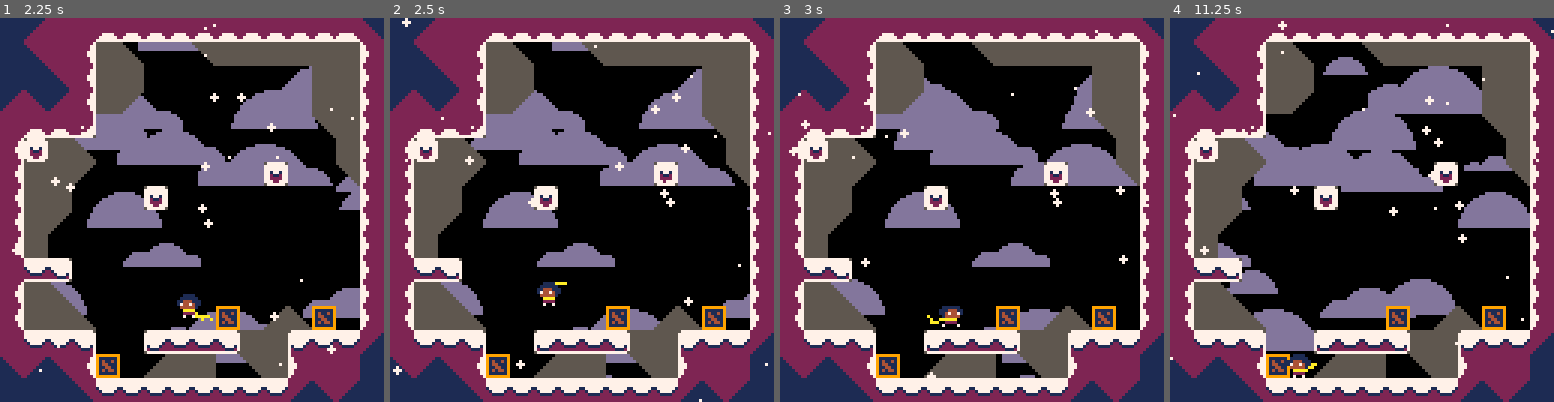
Above: before the commit, frames 1-4 (left to right).
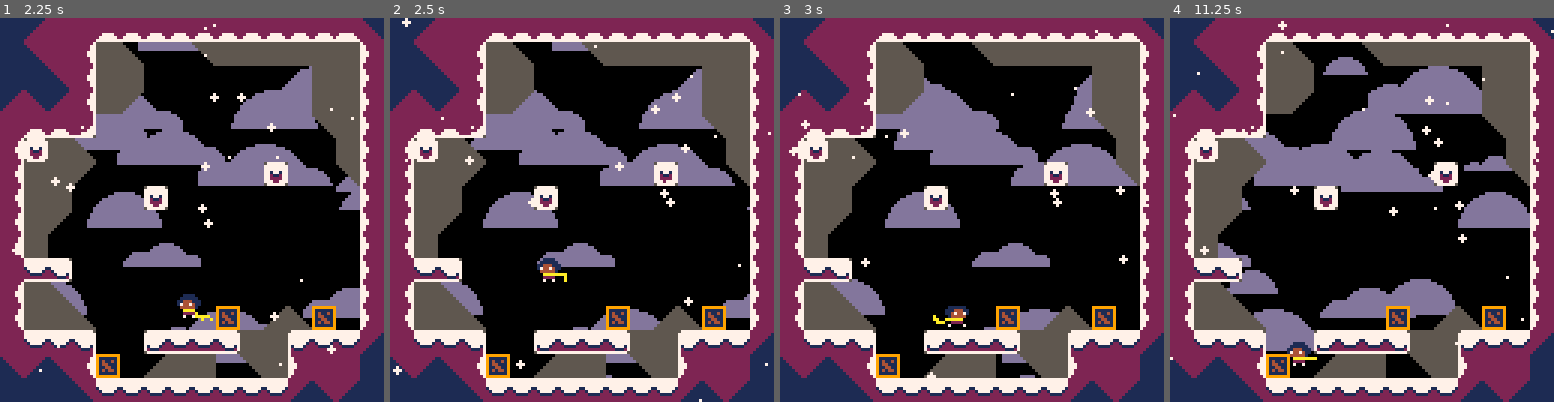
Above: after the commit, the same moments.

Repository: ExOK/Celeste2
Game: PICO-8 cartridge celeste2.p8
The game is run twice, just before and just after one commit, with the same random seed, the same clock (stepped at 60 frames per second) and the same inputs.
Inputs:
- Up to frame 1 (2.25 s): tap O (Z key) at 0.33, 0.7, 1.43, 2.22 s; tap X (X key) at 1.07, 2.07 s; hold Left from 1.97 s (still down)
- Up to frame 2 (2.5 s): release Left at 2.37 s; tap X (X key) at 2.4 s; hold Down from 2.42 s (still down)
- Up to frame 3 (3 s): tap X (X key) at 2.73 s; release Down at 2.82 s; hold Right from 2.87 s (still down)
- Up to frame 4 (11.25 s): tap X (X key) every 0.33 s from 3.07 to 11.07 s; tap O (Z key) every 0.88 s from 3.1 to 11.05 s; release Right at 3.53 s; hold Up 3.58-4.08 s; hold Right 4.13-4.53 s; hold Down 4.58-5.08 s; hold Left 5.13-5.8 s; hold Up 5.85-6.18 s; hold Left 6.23-6.63 s; hold Down 6.68-7.08 s; hold Right 7.13-7.8 s; hold Up 7.85-8.35 s; hold Right 8.4-8.8 s; hold Down 8.85-9.35 s; hold Left 9.4-10.07 s; hold Up 10.12-10.45 s; hold Left 10.5-10.9 s; hold Down from 10.95 s (still down)

Frame 1 is identical in both runs. In frame 2, 0.6% of the frame differs, in the area x 38-47%, y 62-75%; in frame 3, 0.3%; in frame 4, 0.5%.

Commit message:
Grapple is horizontal only

Diff:
--- a/celeste2.p8
+++ b/celeste2.p8
@@ -252,41 +252,6 @@
 			pset(ax - x_sign, ay, col)
 		end
 		last_y = this_y
-	end
-end
-
-function draw_sine_v(y0, y1, x, col, amplitude, time_freq, y_freq, fade_y_dist)
-	pset(x, y0, col)
-	pset(x, y1, col)
-
-	local y_sign = sgn(y1 - y0)
-	local y_max = abs(y1 - y0) - 1
-	local last_x = x
-	local this_x = 0
-	local ax = 0
-	local ay = 0
-	local fade = 1
-
-	for i = 1, y_max do
-
-		if (i <= fade_y_dist) then
-			fade = i / (fade_y_dist + 1)
-		elseif (i > y_max - fade_y_dist + 1) then
-			fade = (y_max + 1 - i) / (fade_y_dist + 1)
-		else
-			fade = 1
-		end
-
-		ay = y0 + i * y_sign
-		ax = x + sin(game_time * time_freq + i * y_freq) * amplitude * fade
-		pset(ax, ay, col)
-
-		this_x = ax
-		while (abs(ax - last_x) > 1) do
-			ax -= sgn(this_x - last_x)
-			pset(ax, ay - y_sign, col)
-		end
-		last_x = this_x
 	end
 end
 
--- a/player.lua
+++ b/player.lua
@@ -8,8 +8,7 @@
 player.var_jump_speed = 0
 player.grapple_x = 0
 player.grapple_y = 0
-player.grapple_dir_x = 0
-player.grapple_dir_y = 0
+player.grapple_dir = 0
 player.grapple_hit = nil
 player.grapple_wave = 0
 
@@ -29,19 +28,14 @@
 	self.grapple_y = self.y - 3
 	self.grapple_wave = 0
 
-	if (input_y != 0) then
-		self.grapple_dir_x = 0
-		self.grapple_dir_y = input_y
-	elseif (input_x != 0) then
-		self.grapple_dir_x = input_x
-		self.grapple_dir_y = 0
+	if (input_x != 0) then
+		self.grapple_dir = input_x
 	else
 		if (self.right) then
-			self.grapple_dir_x = 1
+			self.grapple_dir = 1
 		else
-			self.grapple_dir_x = -1
-		end
-		self.grapple_dir_y = 0
+			self.grapple_dir = -1
+		end
 	end
 end
 
@@ -67,8 +61,7 @@
 	self.grapple_wave = 1.5
 	freeze_time = 2
 
-	self.speed_x = self.grapple_dir_x * 8
-	self.speed_y = self.grapple_dir_y * 8
+	self.speed_x = self.grapple_dir * 8
 end
 
 player.draw_grapple = function(self)
@@ -76,7 +69,7 @@
 	if (self.grapple_wave == 0) then
 		line(self.x, self.y - 3, self.grapple_x, self.grapple_y, 7)
 	else
-		if (self.grapple_dir_x != 0) then
+		if (self.grapple_dir != 0) then
 			--horizontal
 			draw_sine_h(self.x, self.grapple_x, self.y - 3, 7, 3 * self.grapple_wave, 0.2, 0.08, 6)
 		else
@@ -167,24 +160,12 @@
 	elseif (self.state == 1) then
 		-- throw grapple state
 
-		-- grapple moves
-		if (self.grapple_dir_x != 0) then
-			local sign = sgn(self.grapple_dir_x)
-			for i = 1, 12 do
-				if (self:grapple_check(self.grapple_x + sign, self.grapple_y)) then
-					self:grapple_attach()
-				else
-					self.grapple_x += sign
-				end
-			end
-		else
-			local sign = sgn(self.grapple_dir_y)
-			for i = 1, 12 do
-				if (self:grapple_check(self.grapple_x, self.grapple_y + sign)) then
-					self:grapple_attach()
-				else
-					self.grapple_y += sign
-				end
+		-- grapple movement
+		for i = 1, 12 do
+			if (self:grapple_check(self.grapple_x + self.grapple_dir, self.grapple_y)) then
+				self:grapple_attach()
+			else
+				self.grapple_x += self.grapple_dir
 			end
 		end
 
@@ -199,13 +180,9 @@
 	elseif (self.state == 2) then
 		-- grapple attached state
 
-		if (self.grapple_dir_x != 0) then
-			self.speed_x = approach(self.speed_x, self.grapple_dir_x * 5, 0.25)
-			self.speed_y = approach(self.speed_y, 0, 0.4)
-		else
-			self.speed_x = approach(self.speed_x, 0, 0.4)
-			self.speed_y = approach(self.speed_y, self.grapple_dir_y * 5, 0.25)
-		end
+		-- acceleration
+		self.speed_x = approach(self.speed_x, self.grapple_dir * 5, 0.25)
+		self.speed_y = approach(self.speed_y, 0, 0.4)
 
 		-- grapple wave
 		self.grapple_wave = approach(self.grapple_wave, 0, 0.6)
